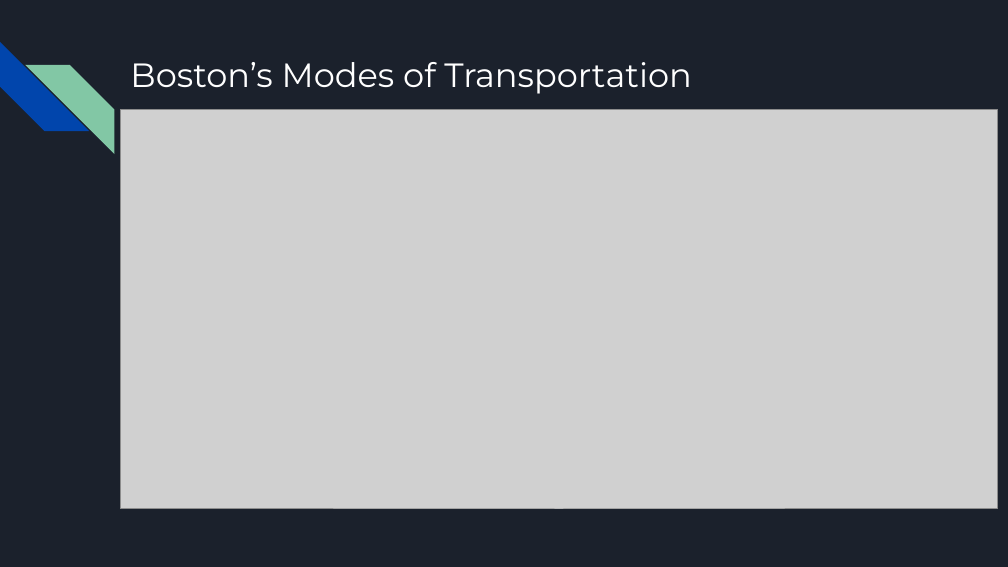
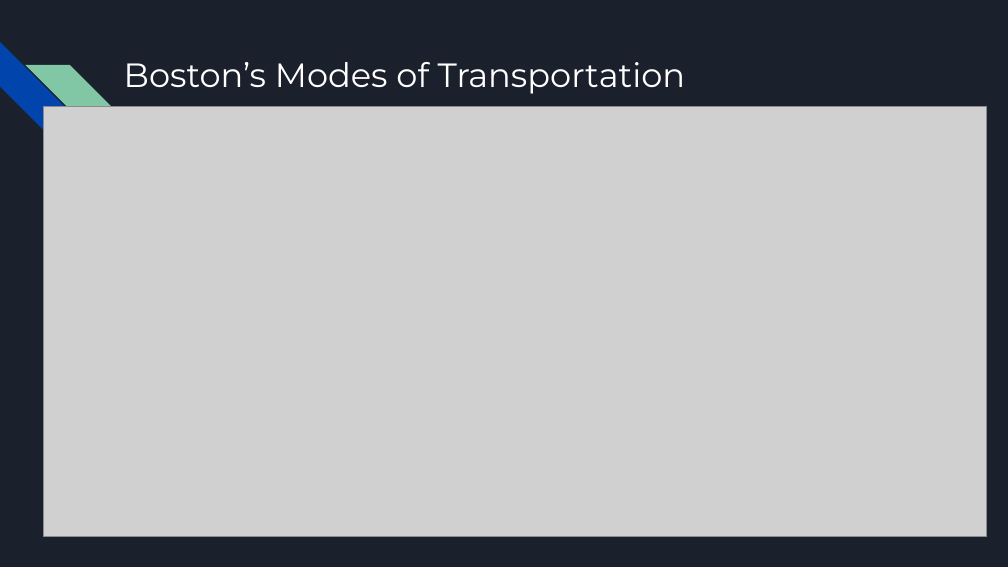
Before and after one commit to tye642/nashville_public_transportation, a slide deck: slide 8 of Capstone Presentation.pptx (slide 7 before the commit). Drawn at 1008x567 pixels with LibreOffice and Linux fonts; fonts in the diff are those of the drawing; grey boxes stand for pictures. Boxes give left, top, right and bottom in pixels: in the first picture for what was removed or moved away, otherwise in the second. Text is boxed around its words. In the diff, an @@ line names an element or a change of style, - is before the commit and + after.

```diff
--- a/Capstone Presentation.pptx
+++ b/Capstone Presentation.pptx
@@ title "Boston’s Modes of Transportation": place and size @@
-title "Boston’s Modes of Transportation" at box(130, 62, 691, 94)
+title "Boston’s Modes of Transportation" at box(124, 62, 685, 94)
@@ picture: place and size @@
-picture at box(120, 109, 997, 509)
+picture at box(44, 107, 987, 536)
```
Also in this commit, not shown: 9 other slides changed, 2 slides added, 1 other file.
